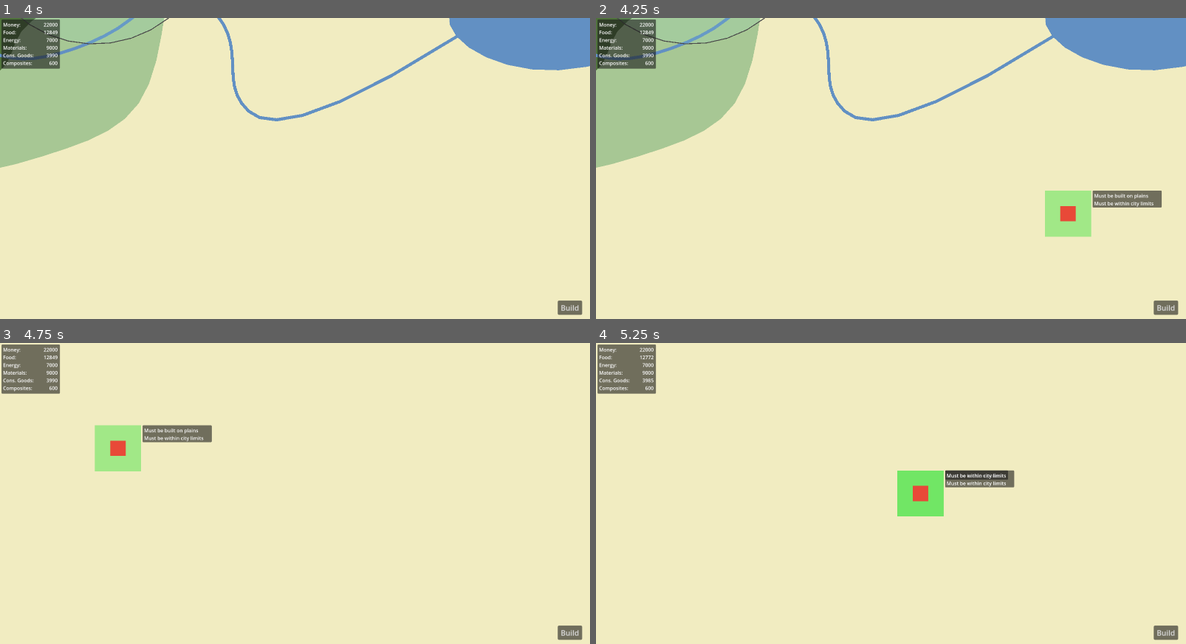
Above: before the commit, frames 1-4 (two rows, left to right).
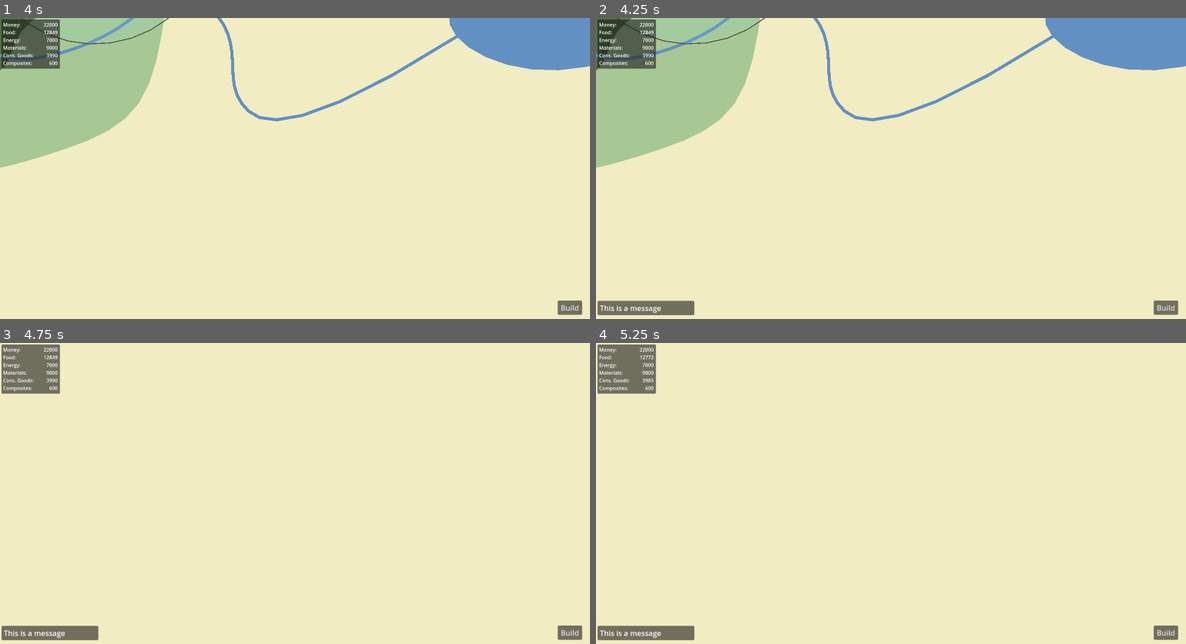
Above: after the commit, the same moments.

Repository: Novation257/Nations-Refounded
Game: Godot game, scene res://masterScene.tscn
Two runs of this game, one before a commit and one after it. Both use one fixed random seed, a clock stepped at 60 frames per second and the inputs below. The engine's default icon, where the game draws it, is replaced by a stand-in: a white triangle on a blue panel in a dark square.
Inputs (mouse positions are in pixels of both pictures, inside the frame that each line leads up to):
- Up to frame 1 (4 s): tap Enter at 0.5, 2, 3.5 s; move the mouse to (312, 216) at 0.52 s; tap Down (CamDown) at 0.6 s; click (312, 216) at 0.67 s; tap Space at 1.25, 2.75 s; move the mouse to (177, 183) at 1.27 s; tap Left (CamLeft) at 1.35 s; click (177, 183) at 1.42 s; move the mouse to (354, 102) at 2.02 s; tap Right (CamRight) at 2.1 s; click (354, 102) at 2.17 s; move the mouse to (265, 228) at 2.77 s; tap Up (CamUp) at 2.85 s; click (265, 228) at 2.92 s; move the mouse to (472, 213) at 3.52 s; press the mouse at (472, 213) at 3.53 s
- Up to frame 2 (4.25 s): tap F1 (debug1) at 4.15 s
- Up to frame 3 (4.75 s): move the mouse to (118, 448) at 4.27 s; release the mouse at (118, 448) at 4.28 s; tap Shift (Shift) at 4.35 s; click (118, 448) at 4.42 s
- Up to frame 4 (5.25 s): tap F2 (debug2) at 4.9 s; move the mouse to (920, 493) at 5.02 s; tap Down (CamDown) at 5.1 s; click (920, 493) at 5.17 s

Frame 1 is identical in both runs. In frame 2, 2.7% of the frame differs, in the area x 0-96%, y 57-99%; in frame 3, 2.7%, in the area x 0-36%, y 27-99%; in frame 4, 2.7%.

Commit message:
Added notification function

Diff:
--- a/ClientApp/UI/cameraControls.gd
+++ b/ClientApp/UI/cameraControls.gd
@@ -31,7 +31,6 @@
 func _ready() -> void:
 	pass # Replace with function body.
 
-
 # Called every frame. 'delta' is the elapsed time since the previous frame.
 func _process(delta: float) -> void:
 	new_mpos = get_global_mouse_position()
--- a/ClientApp/UI/ui.gd
+++ b/ClientApp/UI/ui.gd
@@ -2,12 +2,38 @@
 class_name StaticUI
 
 # Nodes
-var buildMenu:ScrollContainer
-var buildButton:Button
-var BMVContainer:VBoxContainer
+@onready var buildMenu:ScrollContainer = get_node("BuildMenu")
+@onready var buildButton:Button = get_node("%BuildMenu Toggle")
+@onready var BMVContainer:VBoxContainer = get_node("BuildMenu/BMVContainer")
 
 # Panels
 var extractorPanels:Array[extractorBuildButton]
+
+# Displays a message on screen that disappears after 5 seconds
+func notify(message:String) -> void:
+	var panel := Panel.new()
+
+	# Add label that contains the message
+	var label := Label.new()
+	panel.add_child(label)
+	label.text = message
+	label.size = Vector2(200, 25)
+	label.position = Vector2(5, 2.5)
+	label.vertical_alignment = VERTICAL_ALIGNMENT_CENTER
+
+	# Add timer that deletes the message
+	var timer := Timer.new()
+	panel.add_child(timer)
+	timer.connect("timeout", panel.queue_free)
+
+	# Set panel variables and start timer
+	self.add_child(panel)
+	panel.set_anchors_preset(Control.PRESET_BOTTOM_LEFT)
+	panel.position = Vector2(5, get_viewport().size.y - 59)
+	panel.size = Vector2(210, 31)
+	panel.scale = Vector2(1.5, 1.5)
+	timer.start(5)
+	return
 
 func toggleBuildMenu() -> void:
 	buildMenu.visible = !buildMenu.visible
@@ -16,10 +42,6 @@
 	pass
 
 func _ready() -> void:
-	buildMenu = get_node("BuildMenu")
-	buildButton = get_node("%BuildMenu Toggle")
-	BMVContainer = get_node("BuildMenu/BMVContainer")
-
 	# Build list of buildables
 	var allExtractors:Array[ExtractorType] = ExtractorType.new().all()
 	var lastNode:Node = BMVContainer
--- a/ClientApp/gameObjects/extractor/ExtractorPlacementUI.tscn
+++ b/ClientApp/gameObjects/extractor/ExtractorPlacementUI.tscn
@@ -281,6 +281,7 @@
 
 [node name="RegionWarning" type="Label" parent="Warnings"]
 unique_name_in_owner = true
+layout_mode = 0
 offset_left = 5.0
 offset_top = 5.0
 offset_right = 220.0
@@ -289,6 +290,7 @@
 
 [node name="ExtractorWarning" type="Label" parent="Warnings"]
 unique_name_in_owner = true
+layout_mode = 0
 offset_left = 5.0
 offset_top = 30.0
 offset_right = 176.0
@@ -297,6 +299,7 @@
 
 [node name="CityWarning" type="Label" parent="Warnings"]
 unique_name_in_owner = true
+layout_mode = 0
 offset_left = 5.0
 offset_top = 55.0
 offset_right = 132.0
@@ -305,6 +308,7 @@
 
 [node name="ResTypeWarning" type="Label" parent="Warnings"]
 unique_name_in_owner = true
+layout_mode = 0
 offset_left = 5.0
 offset_top = 80.0
 offset_right = 221.0
@@ -313,6 +317,7 @@
 
 [node name="ResNodeWarning" type="Label" parent="Warnings"]
 unique_name_in_owner = true
+layout_mode = 0
 offset_left = 5.0
 offset_top = 105.0
 offset_right = 215.0
@@ -321,6 +326,7 @@
 
 [node name="CityLimitsWarning" type="Label" parent="Warnings"]
 unique_name_in_owner = true
+layout_mode = 0
 offset_left = 5.0
 offset_top = 130.0
 offset_right = 200.0
--- a/ClientApp/masterScene.tscn
+++ b/ClientApp/masterScene.tscn
@@ -17,7 +17,7 @@
 position = Vector2(65.9999, 155)
 script = ExtResource("3_tiwjy")
 points = PackedVector2Array(-2433.31, -518.684, -2004.8, -716.461, -1647.84, -804.659, -1484.05, -1021.36, -987.639, -1 …(1136 unchanged characters)…
-weights = PackedFloat32Array(1, 1, 1, 1, 1, 1, 1, 1, 1, 1, 1 …(120524 unchanged characters)… 1, 1, 1, 1, 1, 1, 1, 1, 1, 1, 1, 1, 1, 1)
+weights = PackedFloat32Array(1, 1, 1, 1, 1, 1, 1, 1, 1, 1, 1 …(120524 unchanged characters)… 1, 1, 1, 1, 1, 1, 1, 1, 1, 1, 1, 1, 1, 1, 1, 1, 1, 1, 1, 1, 1, 1, 1, 1, 1, 1, 1, 1, 1, 1)
 collision_poly = NodePath("barren/CollisionPolygon2D")
 open = false
 border = false
@@ -34,7 +34,7 @@
 position = Vector2(-980, -203)
 script = ExtResource("3_tiwjy")
 points = PackedVector2Array(-243.622, -222.623, 78.9117, -640.832, 508.909, -930.005, 665.709, -836.773, 563.194, -447.16, 530.291, 35.7971, 207.751, 151.71, -248.317, 285.678, -1009.16, 55.1613, -1048.76, 258.808, -1298.16, 142.881, -1164.63, -108.98, -776.504, -20.901, -700.589, -274.256)
-weights = PackedFloat32Array(1, 1, 1, 1, 1, 1, 1, 1, 1, 1, 1 …(22973 unchanged characters)… 1, 1, 1, 1, 1, 1, 1, 1, 1, 1, 1, 1, 1, 1)
+weights = PackedFloat32Array(1, 1, 1, 1, 1, 1, 1, 1, 1, 1, 1 …(22973 unchanged characters)… 1, 1, 1, 1, 1, 1, 1, 1, 1, 1, 1, 1, 1, 1, 1, 1, 1, 1, 1, 1, 1, 1, 1, 1, 1, 1, 1, 1, 1, 1)
 collision_poly = NodePath("plains/CollisionPolygon2D")
 open = false
 border = false
@@ -51,7 +51,7 @@
 position = Vector2(-1035, -521)
 script = ExtResource("3_tiwjy")
 points = PackedVector2Array(-786.552, 194.825, -253.795, -31.4633, 173.837, -409.204, 467.833, -79.5718, 82.9648, 45.1541, 145.328, 255.406, -367.83, 258.97)
-weights = PackedFloat32Array(1, 1, 1, 1, 1, 1, 1, 1, 1, 1, 1 …(16916 unchanged characters)… 1, 1, 1, 1, 1, 1, 1, 1, 1, 1, 1, 1, 1, 1)
+weights = PackedFloat32Array(1, 1, 1, 1, 1, 1, 1, 1, 1, 1, 1 …(16916 unchanged characters)… 1, 1, 1, 1, 1, 1, 1, 1, 1, 1, 1, 1, 1, 1, 1, 1, 1, 1, 1, 1, 1, 1, 1, 1, 1, 1, 1, 1, 1, 1)
 collision_poly = NodePath("forest/CollisionPolygon2D")
 open = false
 border = false
@@ -129,7 +129,7 @@
 position = Vector2(-1735, 113)
 script = ExtResource("3_tiwjy")
 points = PackedVector2Array(-243.622, -222.623, 110.098, -223.524, 539.917, -135.425, 323.673, -36.6466, 128.786, -12.6194, 18.7378, 201.189, -274.336, 120.865)
-weights = PackedFloat32Array(1, 1, 1, 1, 1, 1, 1, 1, 1, 1, 1 …(5696 unchanged characters)… 1, 1, 1, 1, 1, 1, 1, 1, 1, 1, 1, 1, 1, 1)
+weights = PackedFloat32Array(1, 1, 1, 1, 1, 1, 1, 1, 1, 1, 1 …(5696 unchanged characters)… 1, 1, 1, 1, 1, 1, 1, 1, 1, 1, 1, 1, 1, 1, 1, 1, 1, 1, 1, 1, 1, 1, 1, 1, 1, 1, 1, 1, 1, 1)
 collision_poly = NodePath("forest/CollisionPolygon2D")
 open = false
 border = false
@@ -146,7 +146,7 @@
 position = Vector2(556, -855)
 script = ExtResource("3_tiwjy")
 points = PackedVector2Array(19.9692, -265.708, 355.59, -217.762, 478.451, -142.847, 469.461, -5.00256, 402.259, 102.07, 340.631, 91.9543, 138.782, -110.154, -244.144, 58.0143, -265.713, 259.592, -369.792, 206.203, -654.269, 288.666, -429.523, -268.705, -243.733, -340.623)
-weights = PackedFloat32Array(1, 1, 1, 1, 1, 1, 1, 1, 1, 1, 1 …(36254 unchanged characters)… 1, 1, 1, 1, 1, 1, 1, 1, 1, 1, 1, 1, 1, 1)
+weights = PackedFloat32Array(1, 1, 1, 1, 1, 1, 1, 1, 1, 1, 1 …(36254 unchanged characters)… 1, 1, 1, 1, 1, 1, 1, 1, 1, 1, 1, 1, 1, 1, 1, 1, 1, 1, 1, 1, 1, 1, 1, 1, 1, 1, 1, 1, 1, 1)
 collision_poly = NodePath("plains/CollisionPolygon2D")
 open = false
 border = false
@@ -163,7 +163,7 @@
 position = Vector2(525, -701)
 script = ExtResource("3_tiwjy")
 points = PackedVector2Array(-326.819, -35.0415, 65.0303, -257.976, 397.181, -159.042, 467.833, -79.5718, 343.181, 16.9585, 137.181, 20.9585, -388.181, 122.949)
-weights = PackedFloat32Array(1, 1, 1, 1, 1, 1, 1, 1, 1, 1, 1 …(22160 unchanged characters)… 1, 1, 1, 1, 1, 1, 1, 1, 1, 1, 1, 1, 1, 1)
+weights = PackedFloat32Array(1, 1, 1, 1, 1, 1, 1, 1, 1, 1, 1 …(22160 unchanged characters)… 1, 1, 1, 1, 1, 1, 1, 1, 1, 1, 1, 1, 1, 1, 1, 1, 1, 1, 1, 1, 1, 1, 1, 1, 1, 1, 1, 1, 1, 1)
 collision_poly = NodePath("forest/CollisionPolygon2D")
 open = false
 border = false
--- a/ClientApp/scripts/masterScene.gd
+++ b/ClientApp/scripts/masterScene.gd
@@ -54,6 +54,13 @@
 			extractorPanel.buildButton.text = "Insufficient Materials"
 			extractorPanel.buildButton.disabled = true
 
+func update_ui() -> void:
+	moneyUI.text = str(curr_player.resources.money)
+	foodUI.text = str(curr_player.resources.food)
+	energyUI.text = str(curr_player.resources.energy)
+	BMUI.text = str(curr_player.resources.building_materials)
+	CGUI.text = str(curr_player.resources.consumer_goods)
+	CompositesUI.text = str(curr_player.resources.composites)
 
 # Called when the node enters the scene tree for the first time.
 func _ready() -> void:
@@ -80,15 +87,6 @@
 	buildMenu.visible = false
 	return
 
-func update_ui() -> void:
-	moneyUI.text = str(curr_player.resources.money)
-	foodUI.text = str(curr_player.resources.food)
-	energyUI.text = str(curr_player.resources.energy)
-	BMUI.text = str(curr_player.resources.building_materials)
-	CGUI.text = str(curr_player.resources.consumer_goods)
-	CompositesUI.text = str(curr_player.resources.composites)
-
-
 # Called every frame. 'delta' is the elapsed time since the previous frame.
 func _process(delta: float) -> void:
 	var extractors = get_node("%Extractors").get_children()
@@ -113,11 +111,11 @@
 
 	# Run input routines if button is pressed
 	if Input.is_action_just_pressed("debug1"):
-		placeRecourceExtractor("Rice Farm")
+		staticUI.notify("This is a message")
 	if Input.is_action_just_pressed("debug2"):
-		placeRecourceExtractor("Wind Turbine")
+		pass
 	if Input.is_action_just_pressed("debug3"):
-		placeRecourceExtractor("Dairy Farm")
+		pass
 	if Input.is_action_just_pressed("BuildMenuToggle"):
 		staticUI.toggleBuildMenu()
 
